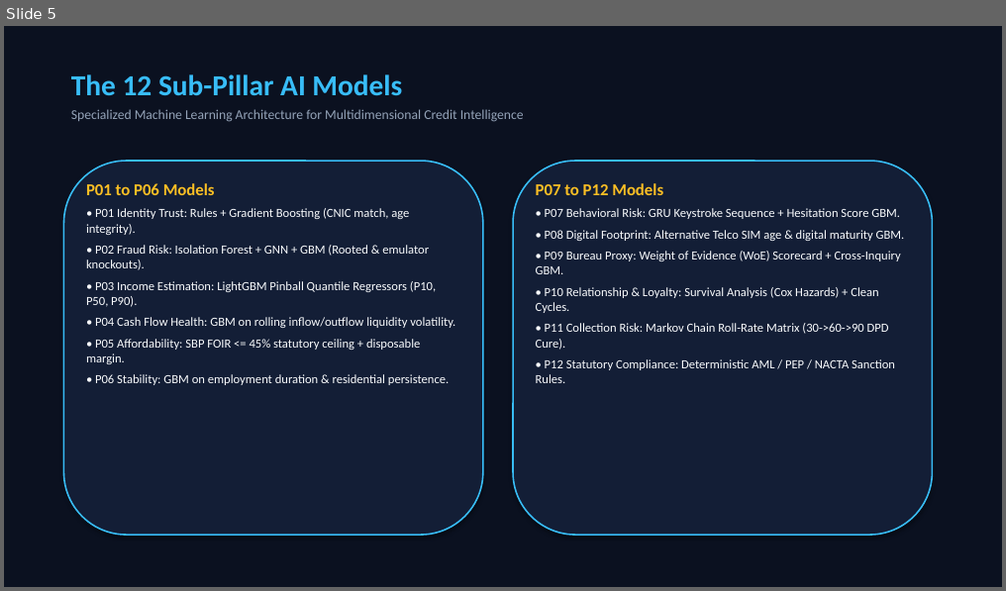
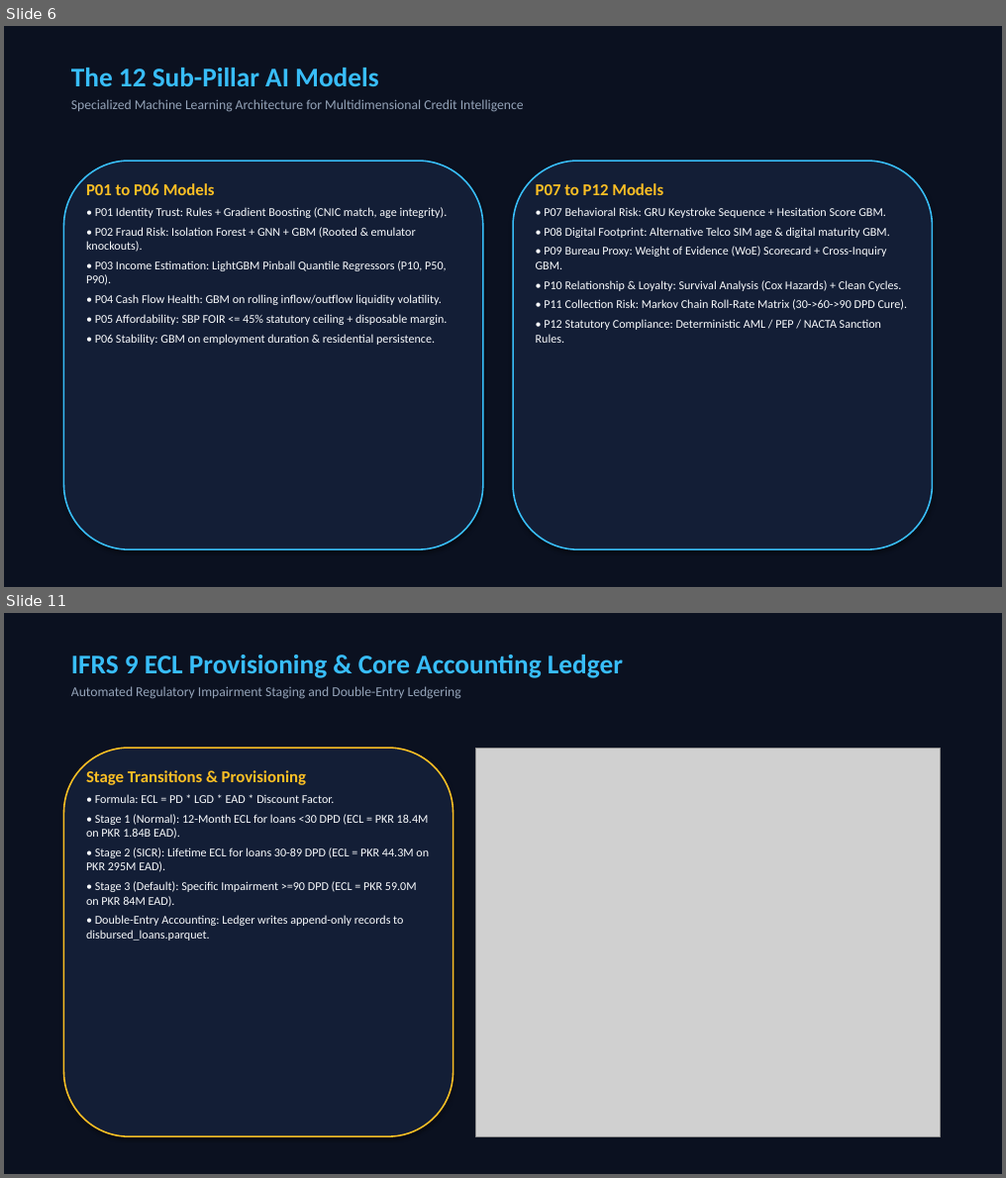
Before and after one commit to khayam1064/AI-CREDIT-SCORING, a slide deck: AI_Credit_Scoring_Conference_Master_Presentation.pptx. Shown one above the other, each under a label of ours: slide 5 before the commit, slides 6 and 11 after it; the slides between them are not shown. The pictures are 1006x591 and 1006x1178 pixels, drawn with LibreOffice and Linux fonts; fonts in the diff are those of the drawing; grey boxes stand for pictures. Boxes give left, top, right and bottom in pixels: in the first picture for what was removed or moved away, otherwise in the second. Text is boxed around its words. In the diff, an @@ line names an element or a change of style, - is before the commit and + after.

Commit message:
Enhance conference presentation with flow.png, ROC curve, grade distribution, IFRS 9, and SHAP charts

```diff
--- a/AI_Credit_Scoring_Conference_Master_Presentation.pptx
+++ b/AI_Credit_Scoring_Conference_Master_Presentation.pptx
@@ slide 11 added at [4,613,1002,1174], background #FFFFFF @@
@@ rectangle added at [4,613,1002,1174], fill #0B1120 @@
@@ text added at [71,655,623,699], 13 pt, text #94A3B8 @@
+IFRS 9 ECL Provisioning & Core Accounting Ledger
+Automated Regulatory Impairment Staging and Double-Entry Ledgering
@@ rounded rectangle added at [63,748,453,1137], fill #131E36, outline #FBBF24 1.5 pt @@
@@ picture added at [475,748,940,1137] @@
@@ text added at [86,770,429,941], 11.5 pt, text #F8FAFC @@
+Stage Transitions & Provisioning
+• Formula: ECL = PD * LGD * EAD * Discount Factor.
+• Stage 1 (Normal): 12-Month ECL for loans <30 DPD (ECL = PKR 18.4M on PKR 1.84B EAD).
+• Stage 2 (SICR): Lifetime ECL for loans 30-89 DPD (ECL = PKR 44.3M on PKR 295M EAD).
+• Stage 3 (Default): Specific Impairment >=90 DPD (ECL = PKR 59.0M on PKR 84M EAD).
+• Double-Entry Accounting: Ledger writes append-only records to disbursed_loans.parquet.
@@ what was slide 5 is now slide 6 @@
@@ slide 6 changed as well @@
@@ text "The 12 Sub-Pillar AI Models": place and size @@
-text "The 12 Sub-Pillar AI Models" at [71,75,524,122]
+text "The 12 Sub-Pillar AI Models" at [71,68,524,112]
@@ text at [71,68,378,86]: size 28 to 26 pt in "The 12 Sub-Pillar AI Models" @@
@@ rounded rectangle: place and size @@
-rounded rectangle at [63,161,483,535]
+rounded rectangle at [63,161,483,550]
@@ rounded rectangle: place and size @@
-rounded rectangle at [513,161,933,535]
+rounded rectangle at [513,161,933,550]
@@ text at [86,207,448,345]: size 12 to 11.5 pt; less space between paragraphs @@
@@ text at [536,207,908,343]: size 12 to 11.5 pt; less space between paragraphs @@
```
Also in this commit, not shown: 9 other slides changed, 3 other slides added, 2 slides removed, 4 other files.
